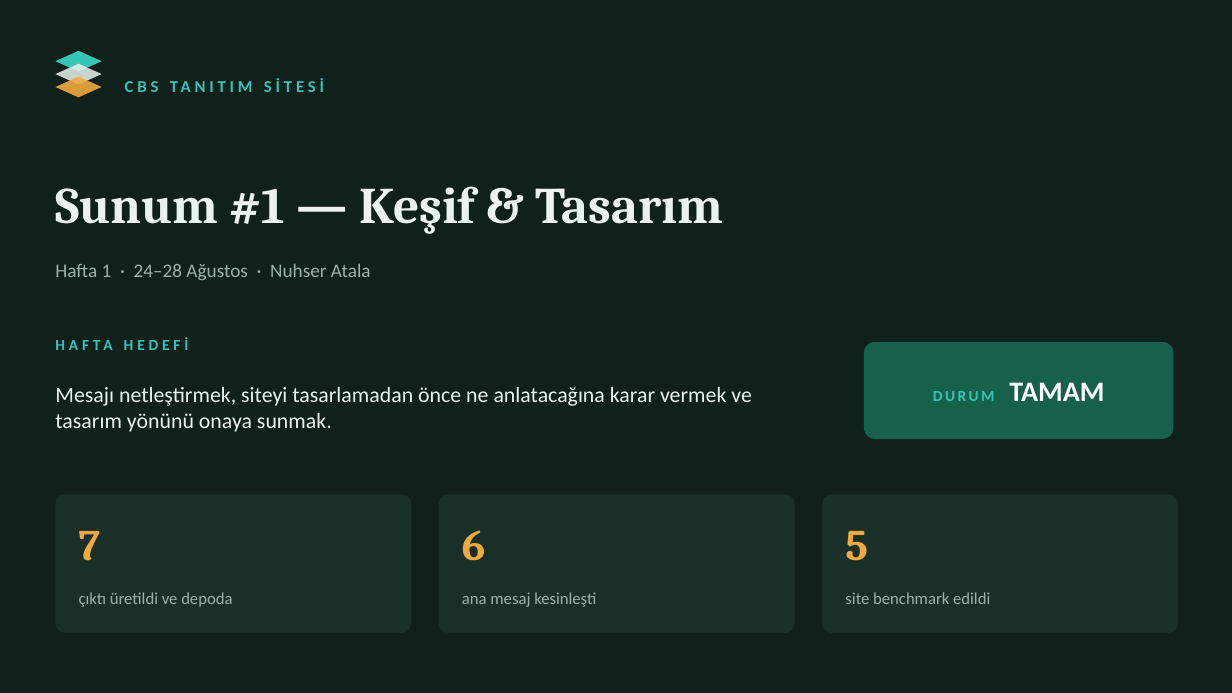
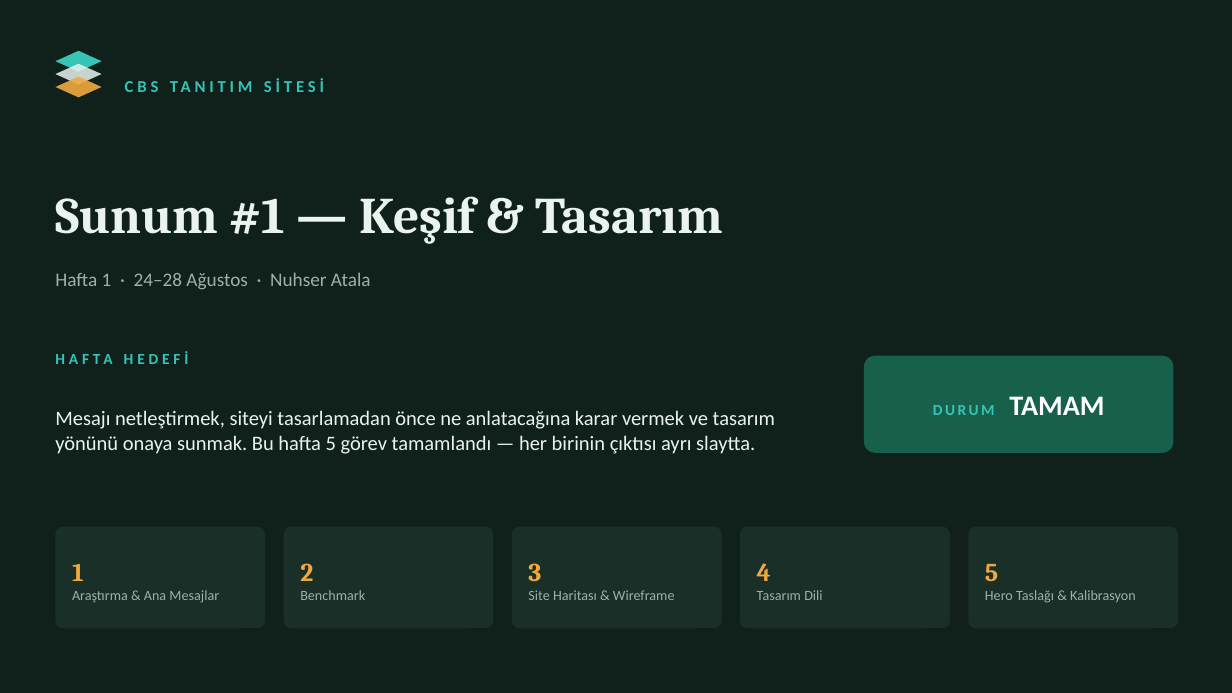
Before and after one commit to atalanuhser/bingol-cbs-tanitim-sitesi, a slide deck: slide 1 of sunumlar/sunum-1.pptx. Drawn at 1232x693 pixels with LibreOffice and Linux fonts; fonts in the diff are those of the drawing. Boxes give left, top, right and bottom in pixels: in the first picture for what was removed or moved away, otherwise in the second. Text is boxed around its words. In the diff, an @@ line names an element or a change of style, - is before the commit and + after.

Commit message:
Sunum #1 yeniden: görev başına slayt, çıktılar görselleştirildi (8 slayt)

```diff
--- a/sunumlar/sunum-1.pptx
+++ b/sunumlar/sunum-1.pptx
@@ text "Sunum #1 — Keşif & ...": place and size @@
-text "Sunum #1 — Keşif & ..." at bbox=[55, 186, 724, 234]
+text "Sunum #1 — Keşif & ..." at bbox=[55, 196, 724, 244]
@@ text "Hafta 1 · 24–28 Ağustos ...": place and size @@
-text "Hafta 1 · 24–28 Ağustos ..." at bbox=[55, 263, 371, 280]
+text "Hafta 1 · 24–28 Ağustos ..." at bbox=[55, 272, 371, 289]
@@ 2 texts, 1 rounded rectangle: place and size @@
-2 texts, 1 rounded rectangle at bbox=[55, 328, 1174, 439]
+2 texts, 1 rounded rectangle at bbox=[55, 342, 1174, 453]
@@ text at bbox=[55, 410, 775, 454]: text changed; size 17 to 16 pt @@
-Mesajı netleştirmek, siteyi tasarlamadan önce ne anlatacağına karar vermek ve tasarım yönünü onaya sunmak.
+Mesajı netleştirmek, siteyi tasarlamadan önce ne anlatacağına karar vermek ve tasarım yönünü onaya sunmak. Bu hafta 5 görev tamamlandı — her birinin çıktısı ayrı slaytta.
@@ rounded rectangle: place and size @@
-rounded rectangle at bbox=[55, 494, 411, 633]
+rounded rectangle at bbox=[55, 527, 265, 628]
@@ rounded rectangle added at bbox=[284, 527, 494, 628], fill #1A2F28 @@
@@ text removed at bbox=[462, 530, 485, 561] @@
-6
@@ proportions changed in 3 elements at bbox=[55, 527, 265, 628], bbox=[740, 527, 950, 628], bbox=[512, 527, 722, 628] @@
@@ rounded rectangle: place and size @@
-rounded rectangle at bbox=[439, 494, 795, 633]
+rounded rectangle at bbox=[512, 527, 722, 628]
@@ rounded rectangle: place and size @@
-rounded rectangle at bbox=[823, 494, 1178, 633]
+rounded rectangle at bbox=[740, 527, 950, 628]
@@ text removed at bbox=[845, 530, 868, 561] @@
-5
@@ rounded rectangle added at bbox=[969, 527, 1178, 628], fill #1A2F28 @@
@@ text at bbox=[72, 564, 219, 603]: text changed; size 34 to 11 pt; font Cambria to Calibri; text colour #F0A93F to #9CB2A8; bold off @@
-7
+1
+Araştırma & Ana Mesajlar
@@ text added at bbox=[300, 563, 365, 600], 11 pt, text #9CB2A8 @@
+2
+Benchmark
@@ text at bbox=[528, 563, 675, 600]: text changed; size 13 to 11 pt @@
-ana mesaj kesinleşti
+3
+Site Haritası & Wireframe
@@ text added at bbox=[757, 563, 822, 600], 11 pt, text #9CB2A8 @@
+4
+Tasarım Dili
@@ text added at bbox=[985, 564, 1136, 603], 11 pt, text #9CB2A8 @@
+5
+Hero Taslağı & Kalibrasyon
@@ text removed at bbox=[79, 592, 232, 607] @@
-çıktı üretildi ve depoda
@@ text removed at bbox=[845, 592, 990, 604] @@
-site benchmark edildi
```
Also in this commit, not shown: 2 other slides changed, 5 slides added, 1 slide removed.
